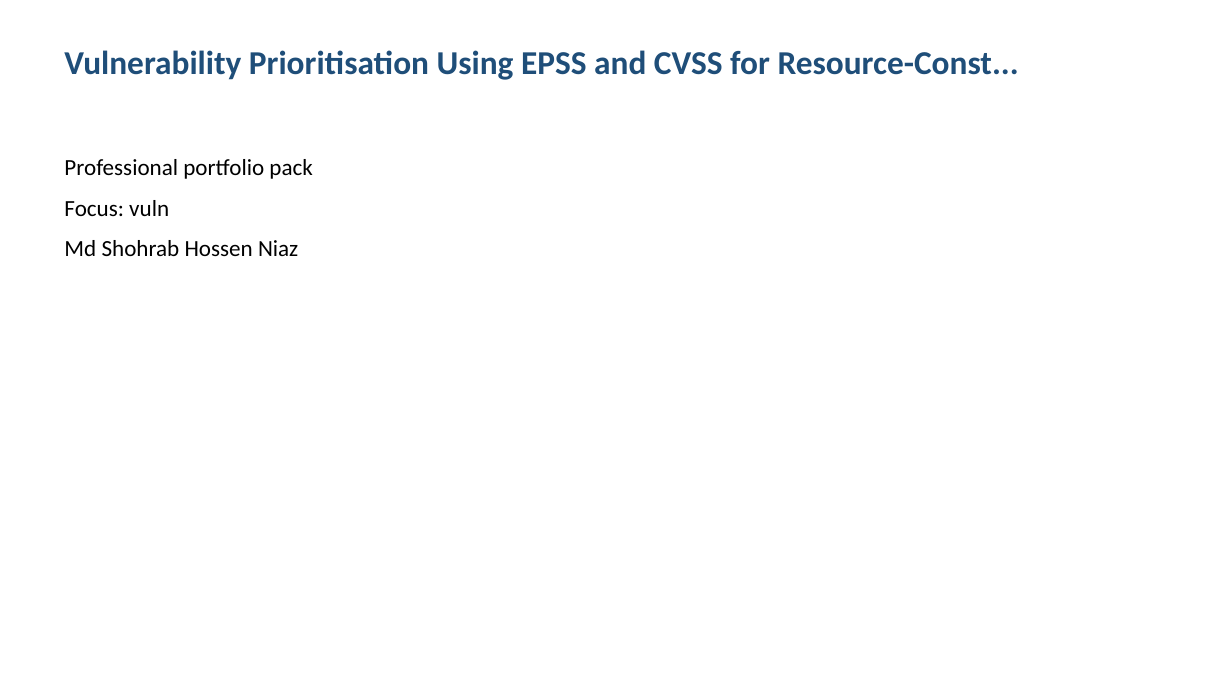
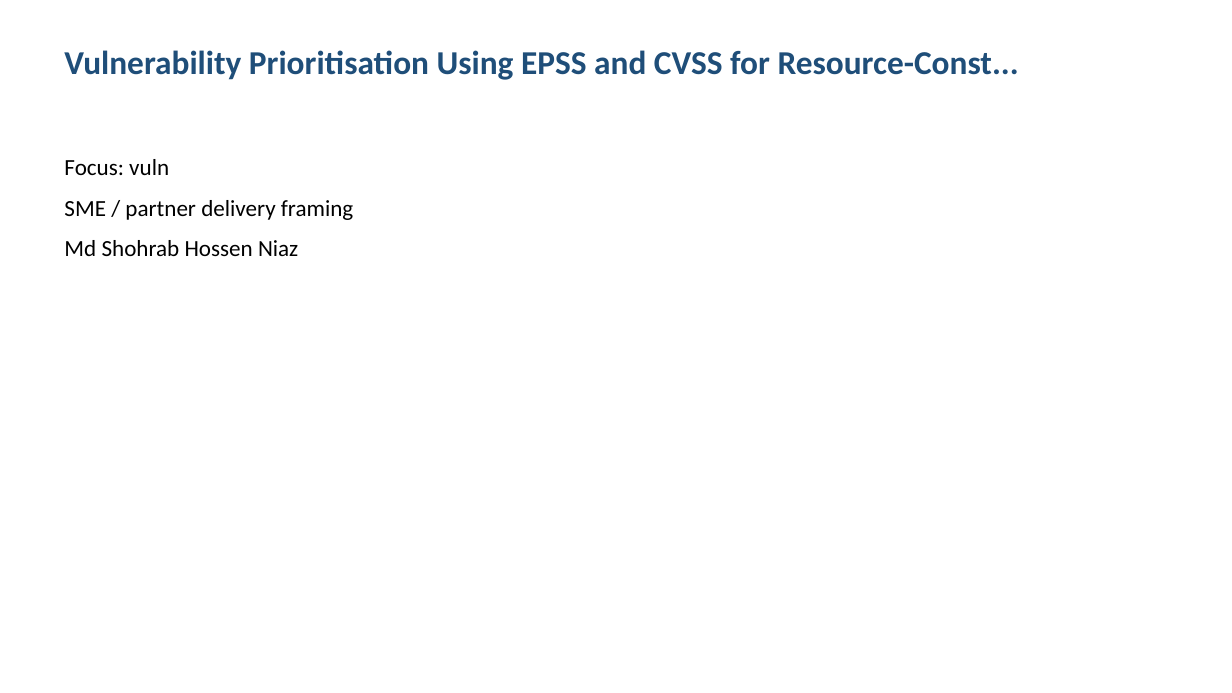
Before and after one commit to shohrabniaz/epss-cvss-vuln-prioritisation, a slide deck: slide 1 of Final_Submission/02_Presentation.pptx. Drawn at 1232x693 pixels with LibreOffice and Linux fonts; fonts in the diff are those of the drawing. Boxes give left, top, right and bottom in pixels: in the first picture for what was removed or moved away, otherwise in the second. Text is boxed around its words. In the diff, an @@ line names an element or a change of style, - is before the commit and + after.

Commit message:
Polish portfolio pack for professional showcase readiness.

```diff
--- a/Final_Submission/02_Presentation.pptx
+++ b/Final_Submission/02_Presentation.pptx
@@ text at [64, 159, 312, 179]: paragraph removed @@
-Professional portfolio pack
@@ text at [64, 200, 353, 220]: paragraph added @@
+SME / partner delivery framing
```
Also in this commit, not shown: 3 other slides changed, 12 other files.
